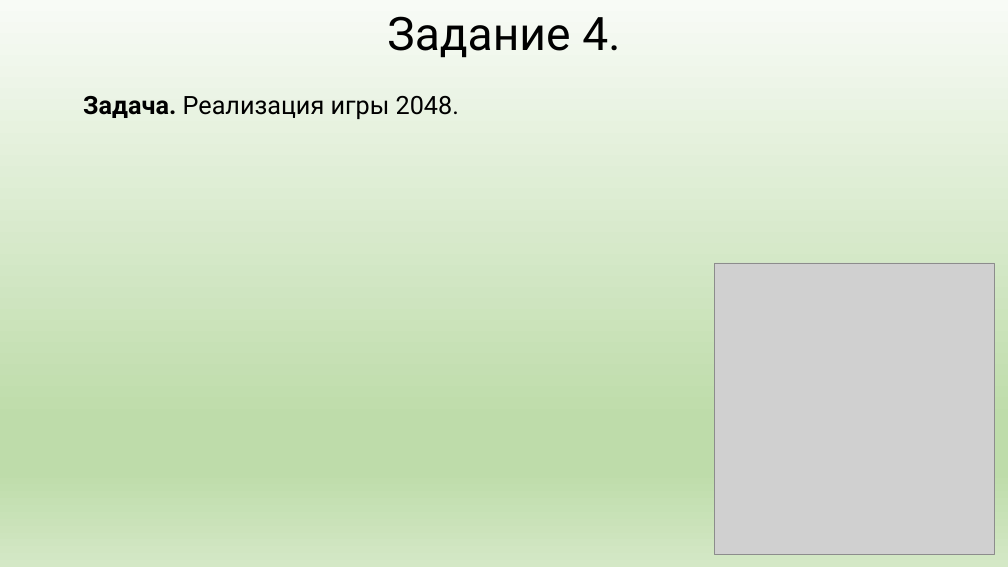
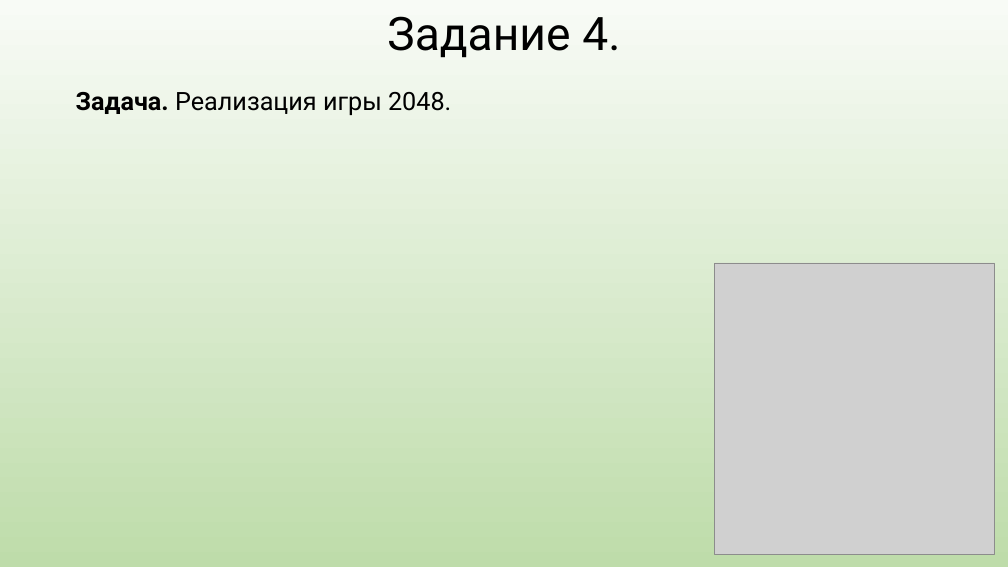
Before and after one commit to Dmitriy286/QT, a slide deck: slide 4 of exam/2021_Q2/Зачёт.pptx. Drawn at 1008x567 pixels with LibreOffice and Linux fonts; fonts in the diff are those of the drawing; grey boxes stand for pictures. Boxes give left, top, right and bottom in pixels: in the first picture for what was removed or moved away, otherwise in the second. Text is boxed around its words. In the diff, an @@ line names an element or a change of style, - is before the commit and + after.

```diff
--- a/exam/2021_Q2/Зачёт.pptx
+++ b/exam/2021_Q2/Зачёт.pptx
@@ background gradient #F8FBF6 to #BEDCAA to #D4E8C6 to gradient #F8FBF6 to #BEDCAA @@
@@ subtitle "Задача. Реализация игры 2048." moved from (x1=83, y1=96, x2=459, y2=119) to (x1=76, y1=92, x2=451, y2=115) @@
```
Also in this commit, not shown: 2 other slides changed, 1 slide added, 1 slide removed.
